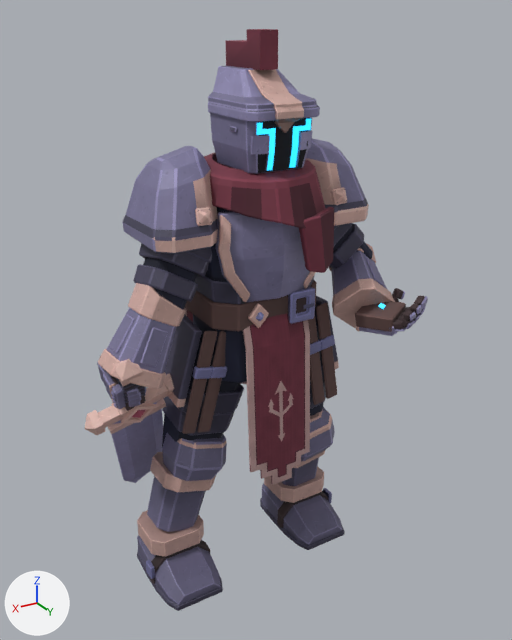
The glTF model client/assets/characters/spellblade/spellblade.glb, before and after one commit.
The view is the same before and after, from a 50 mm camera at (1.36, 2.32, 2.28) aimed at (0.0, 0.05, 1.15). Arrows for +X, +Y and +Z are at lower left; the lights stay in place. The first picture is the older version. Vertices at exactly the same position are counted once.

Objects in the first picture: 'Boot.L', 'Boot.R', 'Breastplate', 'Crest', 'Gauntlet.L', 'Gauntlet.R', 'Greave.L', 'Greave.R', 'HelmetJaw', 'HelmetShell', 'HeroSword', 'Pauldron.L', 'Pauldron.R', 'TabardFront', 'Visor' and 1 more.
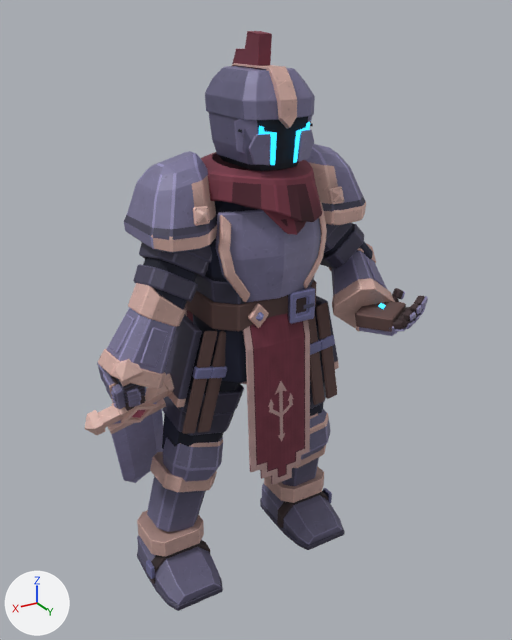
Changed parts and their boxes (x1, y1, x2, y2) in the pictures (512 x 640 px; the box of a moved part takes in the faces that stretch with it):
'Breastplate', reshaped
    before: (185, 153, 334, 383)
    after: (185, 152, 327, 383)
'Pauldron.R', reshaped
    before: (123, 146, 218, 254)
    after: (124, 151, 217, 253)
'HelmetShell', reshaped (37% shorter)
    before: (208, 66, 320, 171)
    after: (205, 63, 315, 129)
'HelmetJaw', reshaped
    before: (210, 113, 312, 174)
    after: (209, 112, 314, 171)
'Pauldron.L', reshaped (8% shorter)
    before: (306, 138, 369, 226)
    after: (305, 144, 366, 225)
'Crest', reshaped
    before: (225, 29, 278, 70)
    after: (232, 31, 272, 69)
'Visor', reshaped (19% shorter)
    before: (256, 118, 311, 171)
    after: (258, 122, 310, 165)
part 1 of me_breastplate, moved or reshaped
    before: (207, 160, 334, 273)
    after: (205, 160, 322, 235)
part 3 of me_greave_r, moved or reshaped
    before: (162, 433, 227, 481)
    after: (163, 436, 223, 482)
part 4 of me_helmetjaw, rebuilt
    before: (210, 113, 312, 174)
    after: (209, 112, 308, 171)
part 5 of me_helmetjaw, added (blue)
    after: (234, 119, 258, 153)
part 6 of me_helmetjaw, added
    after: (297, 130, 314, 162)
part 7 of me_helmetjaw, added (blue)
    after: (249, 134, 270, 165)
part 8 of me_helmetshell, rebuilt (16% wider, 29% taller)
    before: (248, 69, 304, 120)
    after: (232, 63, 297, 129)
part 9 of me_helmetshell, rebuilt
    before: (208, 66, 320, 122)
    after: (205, 66, 315, 120)
part 10 of me_helmetshell, deleted
    before: (275, 117, 304, 133)
part 11 of me_helmetshell, deleted
    before: (296, 130, 313, 167)
part 12 of me_helmetshell, deleted
    before: (250, 135, 270, 171)
part 14 of me_pauldron_r, moved or reshaped
    before: (123, 157, 218, 254)
    after: (124, 162, 217, 253)

The change, as a list of edits to the scene's bpy script:
```text
Change me_breastplate:
    remove me_breastplate.from_pydata(...)  # 1130 vertices, 2198 faces; spans x -0.251..0.242, y -0.206..0.322, z 0.95..1.814
    add me_breastplate.from_pydata(...)  # 1130 vertices, 2198 faces; spans x -0.249..0.242, y -0.206..0.294, z 0.95..1.814
    me_breastplate part 1: 194 of 1130 vertices moved; they spanned x -0.251..0.24, y 0.051..0.322, z 1.406..1.778 and now span x -0.249..0.238, y 0.051..0.294, z 1.557..1.78; mean shift (0.016, -0.015, 0.025); largest move (-0.041, 0.294, 1.606) -> (0.12, 0.211, 1.7)
Change me_crest:
    remove me_crest.from_pydata(...)  # 60 vertices, 116 faces; spans x -0.036..0.036, y -0.101..0.141, z 1.968..2.24
    add me_crest.from_pydata(...)  # 76 vertices, 148 faces; spans x -0.026..0.026, y -0.099..0.118, z 2.032..2.234
    me_crest part 2: 60 vertices removed from x -0.036..0.036, y -0.101..0.141, z 1.968..2.24; 76 vertices added at x -0.026..0.026, y -0.099..0.118, z 2.032..2.234
Change me_greave_r:
    where me_greave_r.from_pydata(...)  # 506 vertices, 968 faces; spans x 0.039..0.465, y -0.176..0.143, z 0.202..1.207
    me_greave_r part 3: 106 of 506 vertices moved; they spanned x 0.138..0.392, y -0.126..0.112, z 0.461..0.705 and now span x 0.144..0.393, y -0.126..0.084, z 0.439..0.704; mean shift (0.003, -0.01, -0.01); largest move (0.242, 0.083, 0.479) -> (0.252, 0.06, 0.457)
Change me_helmetjaw:
    remove me_helmetjaw.from_pydata(...)  # 88 vertices, 150 faces; spans x -0.142..0.142, y -0.079..0.241, z 1.78..1.964
    add me_helmetjaw.from_pydata(...)  # 272 vertices, 516 faces; spans x -0.145..0.145, y -0.087..0.255, z 1.785..1.978
    me_helmetjaw part 4: the loose piece of 56 vertices spanning x -0.135..0.135, y -0.079..0.241, z 1.78..1.964 is rebuilt with 92 vertices and now spans x -0.138..0.138, y -0.087..0.241, z 1.785..1.974
    me_helmetjaw part 5: a new loose piece of 36 vertices spanning x 0.097..0.145, y 0.147..0.236, z 1.844..1.978, in mat_kitmetal
    me_helmetjaw part 6: a new loose piece of 30 vertices spanning x -0.132..-0.059, y 0.223..0.255, z 1.81..1.918, in mat_kitmetal
    me_helmetjaw part 7: a new loose piece of 30 vertices spanning x 0.059..0.132, y 0.223..0.255, z 1.81..1.918, in mat_kitmetal
    other edits to the shape of me_helmetjaw do not show in these pictures
Change me_helmetshell:
    remove me_helmetshell.from_pydata(...)  # 491 vertices, 885 faces; spans x -0.146..0.146, y -0.099..0.282, z 1.789..2.115
    add me_helmetshell.from_pydata(...)  # 169 vertices, 330 faces; spans x -0.146..0.146, y -0.095..0.278, z 1.93..2.125
    me_helmetshell part 8: the loose piece of 252 vertices spanning x -0.054..0.054, y 0.09..0.281, z 1.966..2.111 is rebuilt with 66 vertices and now spans x -0.034..0.034, y -0.072..0.278, z 1.93..2.125
    me_helmetshell part 9: the loose piece of 183 vertices spanning x -0.146..0.146, y -0.099..0.27, z 1.962..2.115 is rebuilt with 103 vertices and now spans x -0.146..0.146, y -0.095..0.249, z 1.96..2.115
    me_helmetshell part 10: the loose piece of 36 vertices spanning x -0.054..0.054, y 0.238..0.282, z 1.916..1.966 is deleted
    me_helmetshell part 11: the loose piece of 10 vertices spanning x -0.122..-0.064, y 0.212..0.251, z 1.789..1.912 is deleted
    me_helmetshell part 12: the loose piece of 10 vertices spanning x 0.064..0.122, y 0.212..0.251, z 1.789..1.912 is deleted
Change me_pauldron_l:
    remove me_pauldron_l.from_pydata(...)  # 178 vertices, 338 faces; spans x -0.467..-0.185, y -0.187..0.218, z 1.538..1.855
    add me_pauldron_l.from_pydata(...)  # 178 vertices, 338 faces; spans x -0.467..-0.185, y -0.168..0.196, z 1.53..1.835
    me_pauldron_l part 13: 178 of 178 vertices moved; they spanned x -0.467..-0.185, y -0.187..0.218, z 1.538..1.855 and now span x -0.467..-0.185, y -0.168..0.196, z 1.53..1.835; mean shift (0.0, -0.005, -0.005)
Change me_pauldron_r:
    remove me_pauldron_r.from_pydata(...)  # 178 vertices, 338 faces; spans x 0.185..0.467, y -0.187..0.218, z 1.538..1.855
    add me_pauldron_r.from_pydata(...)  # 178 vertices, 338 faces; spans x 0.185..0.467, y -0.168..0.196, z 1.53..1.835
    me_pauldron_r part 14: 178 of 178 vertices moved; they spanned x 0.185..0.467, y -0.187..0.218, z 1.538..1.855 and now span x 0.185..0.467, y -0.168..0.196, z 1.53..1.835; mean shift (0.0, -0.005, -0.005)
Change me_visor:
    remove me_visor.from_pydata(...)  # 48 vertices, 72 faces; spans x -0.108..0.108, y 0.22..0.246, z 1.789..1.955
    add me_visor.from_pydata(...)  # 96 vertices, 184 faces; spans x -0.103..0.103, y 0.239..0.258, z 1.809..1.946
    me_visor part 15: 48 vertices removed from x -0.108..0.108, y 0.22..0.246, z 1.789..1.955; 96 vertices added at x -0.103..0.103, y 0.239..0.258, z 1.809..1.946
```
